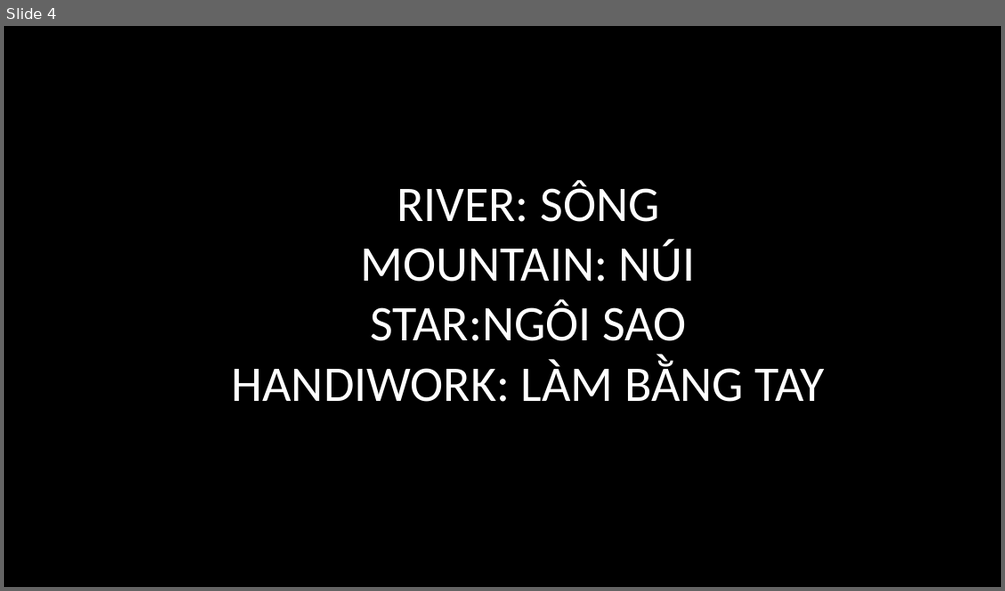
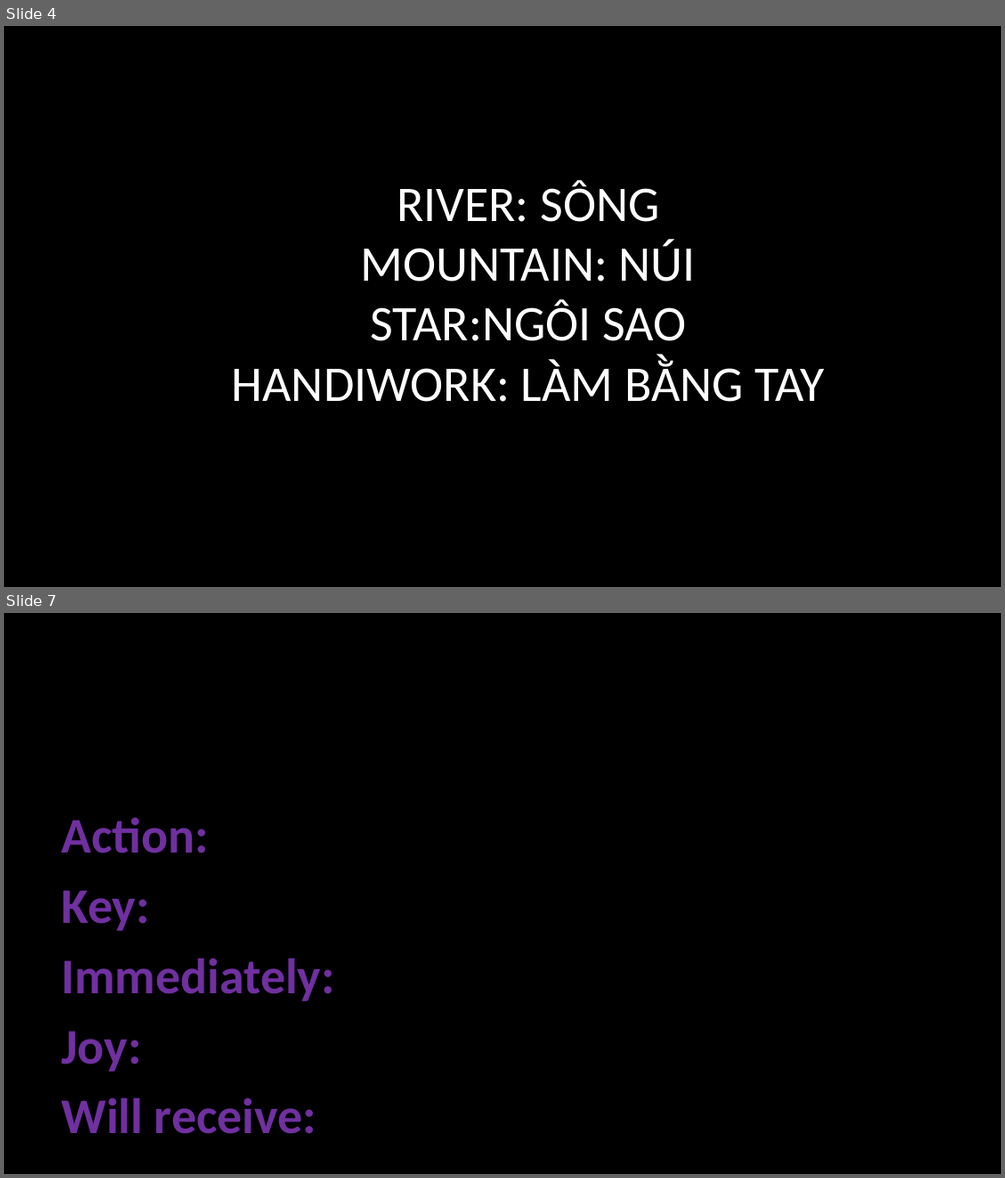
Before and after one commit to batisuoc/free-school-class, a slide deck: english/My God is so big.pptx. Shown one above the other, each under a label of ours: slide 4 before the commit, slides 4 and 7 after it; the slides between them are not shown. The pictures are 1005x591 and 1005x1178 pixels, drawn with LibreOffice and Linux fonts; fonts in the diff are those of the drawing; background and template pictures are left out. Boxes give left, top, right and bottom in pixels: in the first picture for what was removed or moved away, otherwise in the second. Text is boxed around its words. In the diff, an @@ line names an element or a change of style, - is before the commit and + after.

```diff
--- a/english/My God is so big.pptx
+++ b/english/My God is so big.pptx
@@ slide 7 added at [4,613,1001,1174], background picture (left out) @@
@@ text added at [61,817,334,1134], 48 pt, text #7030A0, bold @@
+Action:
+Key:
+Immediately:
+Joy:
+Will receive:
```
Also in this commit, not shown: 5 other slides added, 3 other files.
